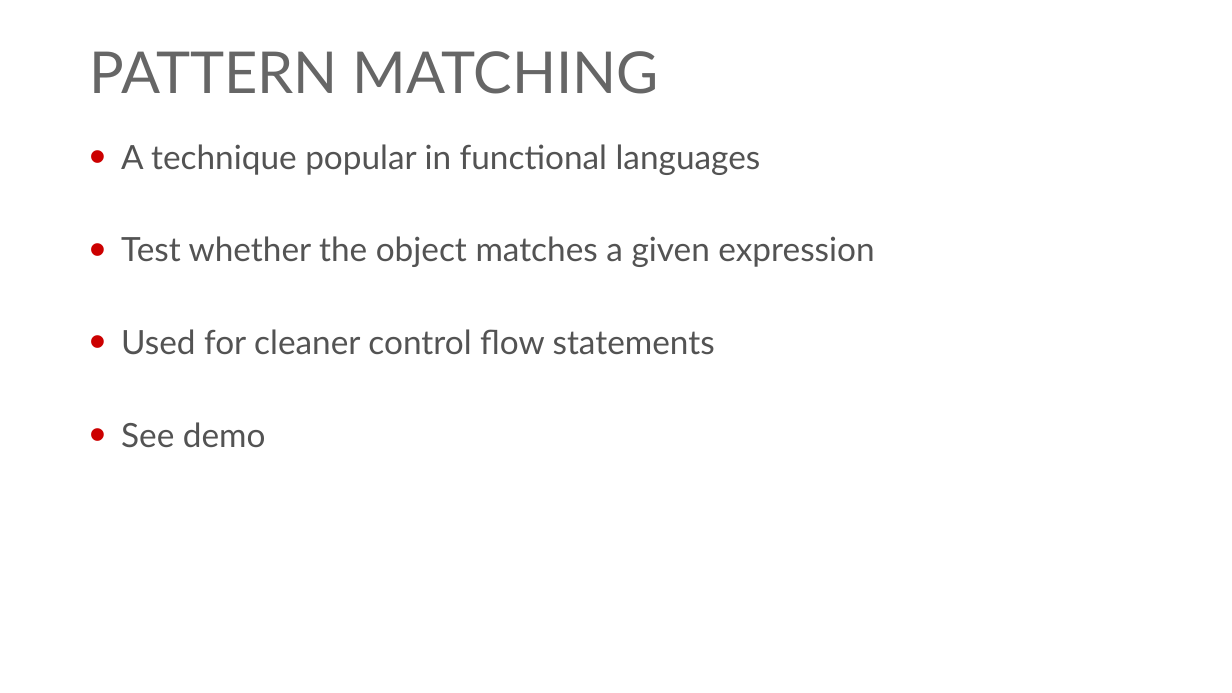
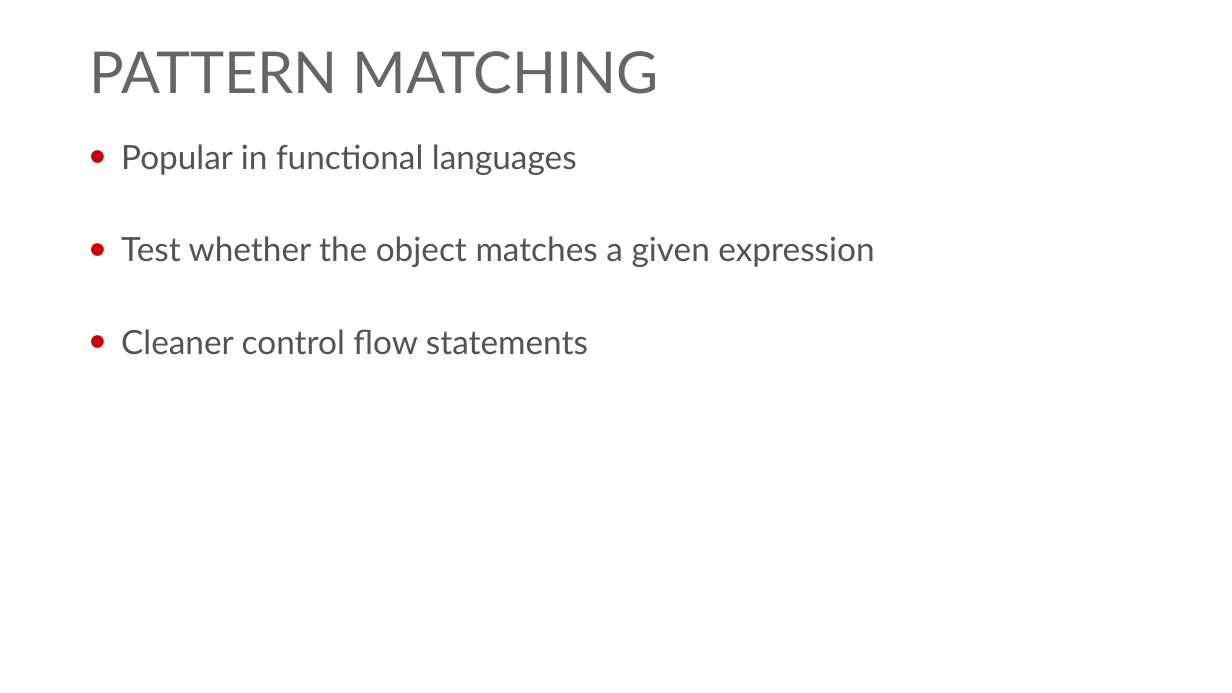
Before and after one commit to georgiyolovski/elixir-tech-talk, a slide deck: slide 10 of Elixir Tech Talk.pptx. Drawn at 1232x693 pixels with LibreOffice and Linux fonts; fonts in the diff are those of the drawing; background and template pictures are left out. Boxes give left, top, right and bottom in pixels: in the first picture for what was removed or moved away, otherwise in the second. Text is boxed around its words. In the diff, an @@ line names an element or a change of style, - is before the commit and + after.

```diff
--- a/Elixir Tech Talk.pptx
+++ b/Elixir Tech Talk.pptx
@@ text at (x1=121, y1=144, x2=577, y2=175): text changed @@
-• A technique popular in functional languages
+• Popular in functional languages
@@ text at (x1=121, y1=329, x2=588, y2=355): text changed @@
-• Used for cleaner control flow statements
-• See demo
+• Cleaner control flow statements
```
Also in this commit, not shown: 7 other slides changed, 2 slides added.
